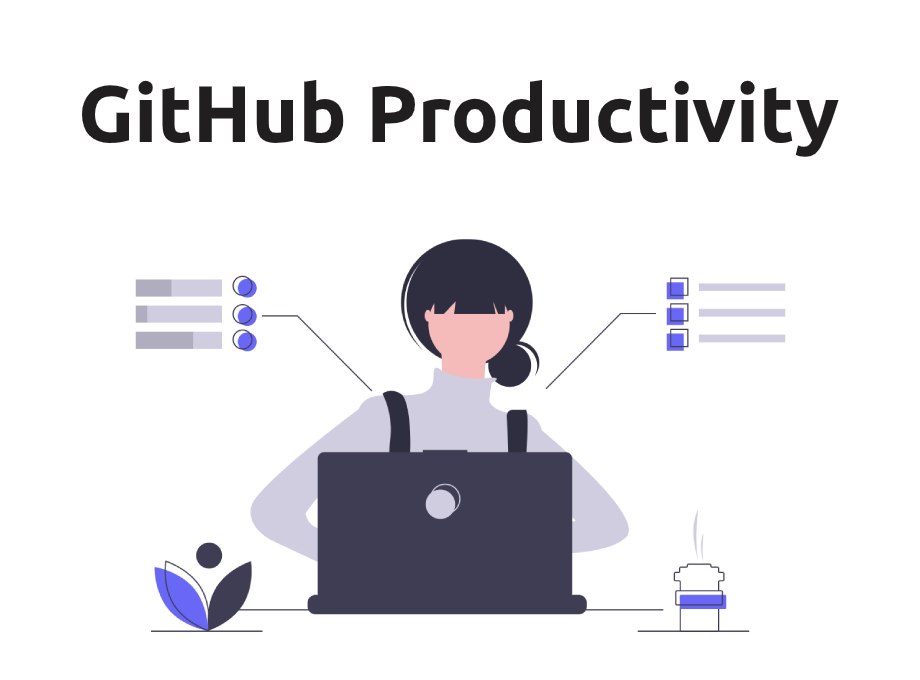
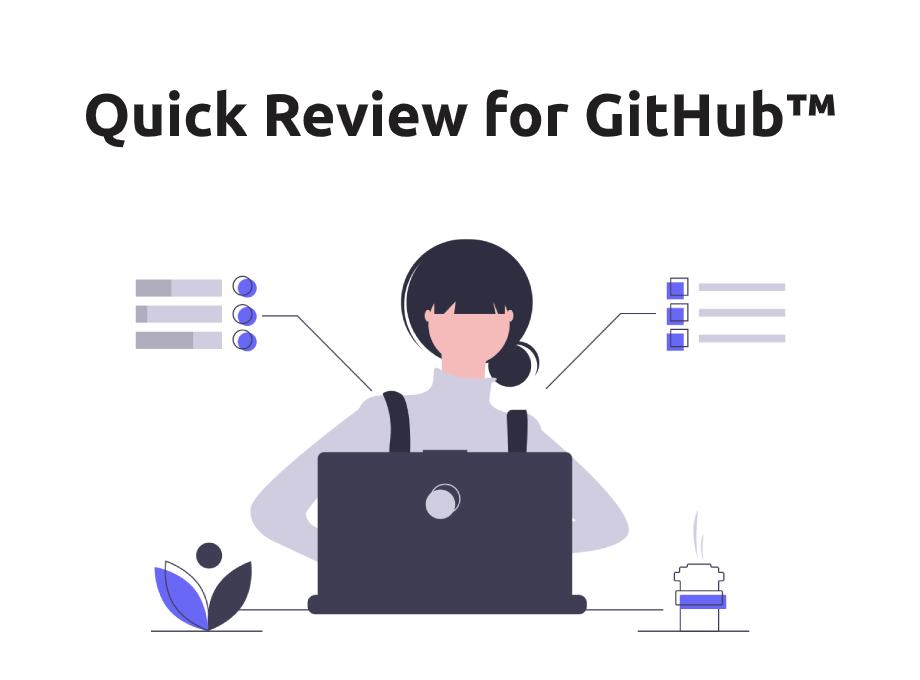
Layered file, before and after one edit (920×680). Changes by layer:
renamed "GitHub Productivity" to "Quick Review for GitHub™", painted on it over <box>82,80,839,157</box>
